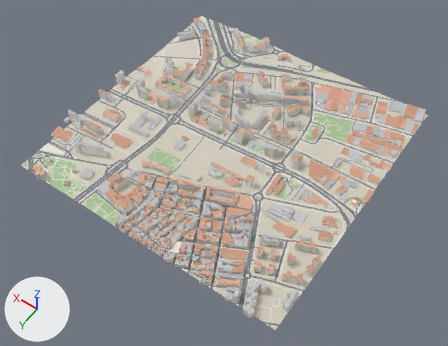
Two versions of the glTF model public/world/tiles/-3_0.glb, one commit apart.
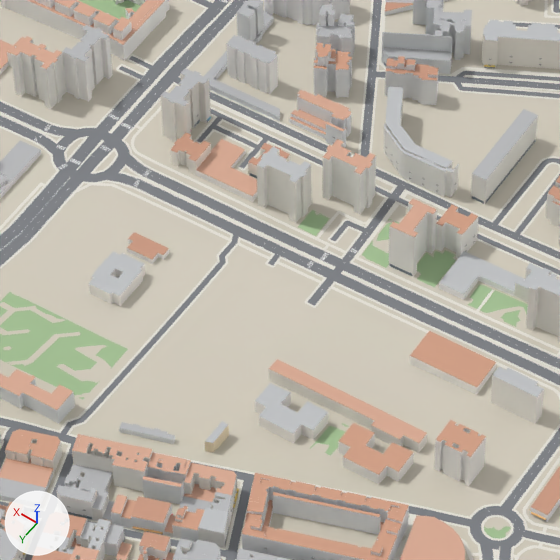
There are two pictures of each version: one whole from a 50 mm lens placed at (-3296.0, 655.0, 1635.0), pointed at (-2535.0, -409.0, -39.0), one close up on the part from 34% to 61% of the width and 25% to 59% of the height. Every picture has the same lights, and +X, +Y and +Z are marked at lower left. The first two pictures are the older version. Where no turn or scale is listed for an object, it has been applied to the vertices. Vertices at exactly the same position are counted once.

The first close-up shows 'Detail', 'Ground', 'Marks', 'Park', 'Road', 'Roofs', 'Sidewalk', 'Walls' and 1 more.
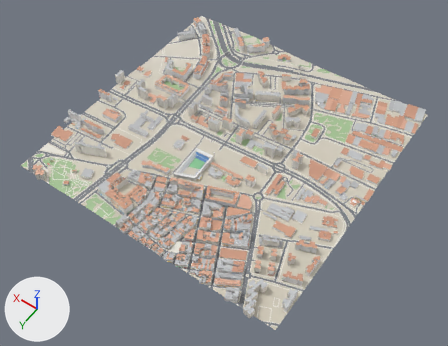
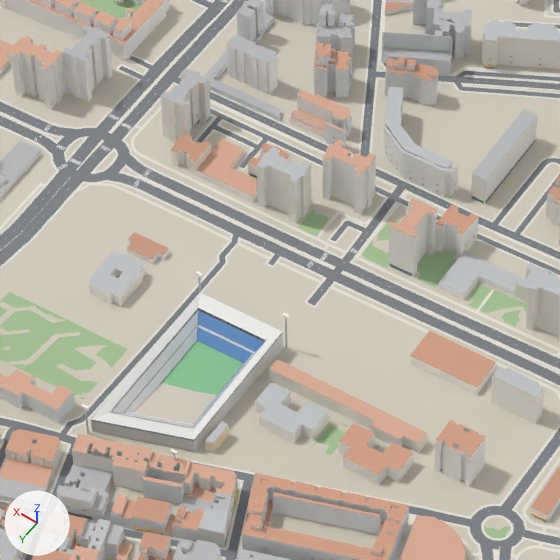
Where the newer file only moved an object's origin or applied its transform, the numbers keep the older frame.

Pixel boxes (x1, y1, x2, y2) of what changed, in the close-ups (560 x 560 px; the box of a moved part takes in the faces that stretch with it):
part 1 of me_detail, added
    after: (285, 318, 287, 348)
part 2 of me_detail, added
    after: (85, 410, 89, 434)
part 3 of me_detail, added
    after: (112, 310, 264, 428)
part 4 of me_detail, added
    after: (91, 293, 283, 451)
part 5 of me_detail, moved or reshaped (mostly hidden)
    before: (68, 59, 491, 516)
    after: (21, 59, 491, 560)

What changed in the scene script:
```text
Change me_detail:
    used by ob_detail; location = (-2483.0, -498.4, 29.9)
    remove me_detail.from_pydata(...)  # 22512 vertices, 26978 faces; spans x -510.0..510.0, y -512.0..512.0, z -20.0..20.0
    add me_detail.from_pydata(...)  # 22617 vertices, 27136 faces; spans x -510.0..510.0, y -512.0..512.0, z -20.0..32.0
    me_detail part 1: a new loose piece, a box spanning x -22.55..-21.68, y 101.7..102.63, z -2.67..30.0, in mat_defaultmaterial_010
    me_detail part 2: a new loose piece, a box spanning x 39.73..40.67, y 244.51..245.39, z 3.01..30.0, in mat_defaultmaterial_010
    me_detail part 3: a new loose piece of 20 vertices spanning x -20.0..40.0, y 117.0..227.0, z -1.0..13.0, in mat_defaultmaterial_010
    me_detail part 4: a new loose piece of 16 vertices spanning x -28.0..47.0, y 105.0..242.0, z -3.0..16.0, in mat_defaultmaterial_010
    me_detail part 5: 825 vertices moved within x -442.0..446.0, y -423.0..504.0, z -10.0..20.0; 365 vertices removed from x -442.0..385.0, y -359.0..504.0, z -12.0..19.0; 368 vertices added at x -442.0..385.0, y -359.0..504.0, z -13.0..20.0
    other edits to the shape of me_detail do not show in these pictures
```
